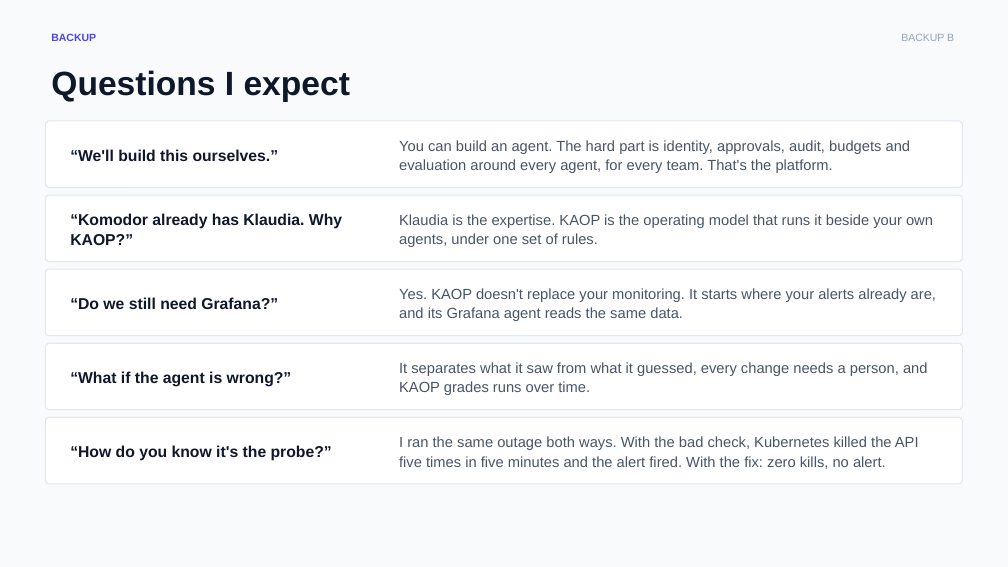
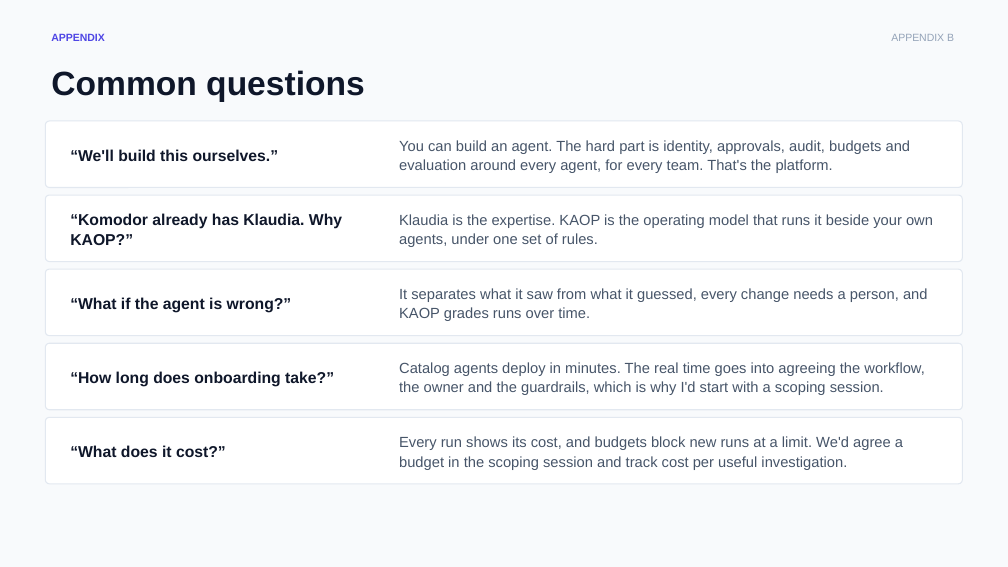
Before and after one commit to chizeni24/komodor-production-lab, a slide deck: slide 15 of docs/presentation/KAOP_Customer_Pitch.pptx (slide 11 before the commit). Drawn at 1008x567 pixels with LibreOffice and Linux fonts; fonts in the diff are those of the drawing. Boxes give left, top, right and bottom in pixels: in the first picture for what was removed or moved away, otherwise in the second. Text is boxed around its words. In the diff, an @@ line names an element or a change of style, - is before the commit and + after.

```diff
--- a/docs/presentation/KAOP_Customer_Pitch.pptx
+++ b/docs/presentation/KAOP_Customer_Pitch.pptx
@@ text at (51,34,104,41): text changed @@
-BACKUP
+APPENDIX
@@ text at (891,34,954,41): text changed @@
-BACKUP B
+APPENDIX B
@@ text at (51,70,365,102): text changed @@
-Questions I expect
+Common questions
@@ text "“What if the agent is ...": place and size @@
-text "“What if the agent is ..." at (70,371,292,387)
+text "“What if the agent is ..." at (70,297,292,313)
@@ text removed at (70,297,278,309) @@
-“Do we still need Grafana?”
@@ text "It separates what it saw ...": place and size @@
-text "It separates what it saw ..." at (399,362,928,395)
+text "It separates what it saw ..." at (399,288,928,321)
@@ text removed at (399,288,936,321) @@
-Yes. KAOP doesn't replace your monitoring. It starts where your alerts already are, and its Grafana agent reads the same data.
@@ text added at (70,371,334,387), 15 pt, text #0F172A, bold @@
+“How long does onboarding take?”
@@ text added at (399,362,925,395), 14 pt, text #475569 @@
+Catalog agents deploy in minutes. The real time goes into agreeing the workflow, the owner and the guardrails, which is why I'd start with a scoping session.
@@ text at (70,445,226,457): text changed @@
-“How do you know it's the probe?”
+“What does it cost?”
@@ text at (399,436,903,470): text changed @@
-I ran the same outage both ways. With the bad check, Kubernetes killed the API five times in five minutes and the alert fired. With the fix: zero kills, no alert.
+Every run shows its cost, and budgets block new runs at a limit. We'd agree a budget in the scoping session and track cost per useful investigation.
```
Also in this commit, not shown: 10 other slides changed, 5 slides added, 1 slide removed, 1 other file.
